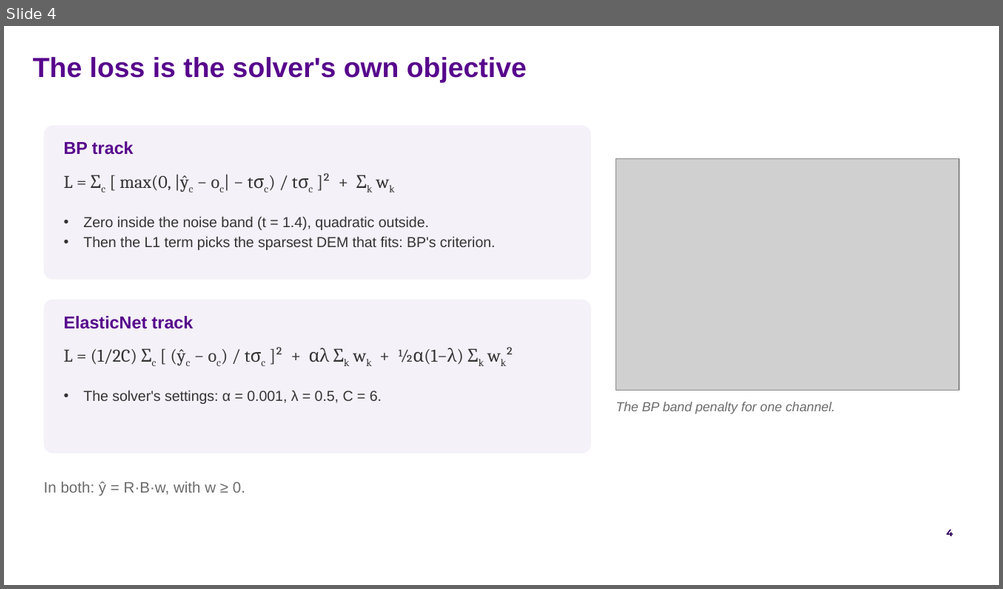
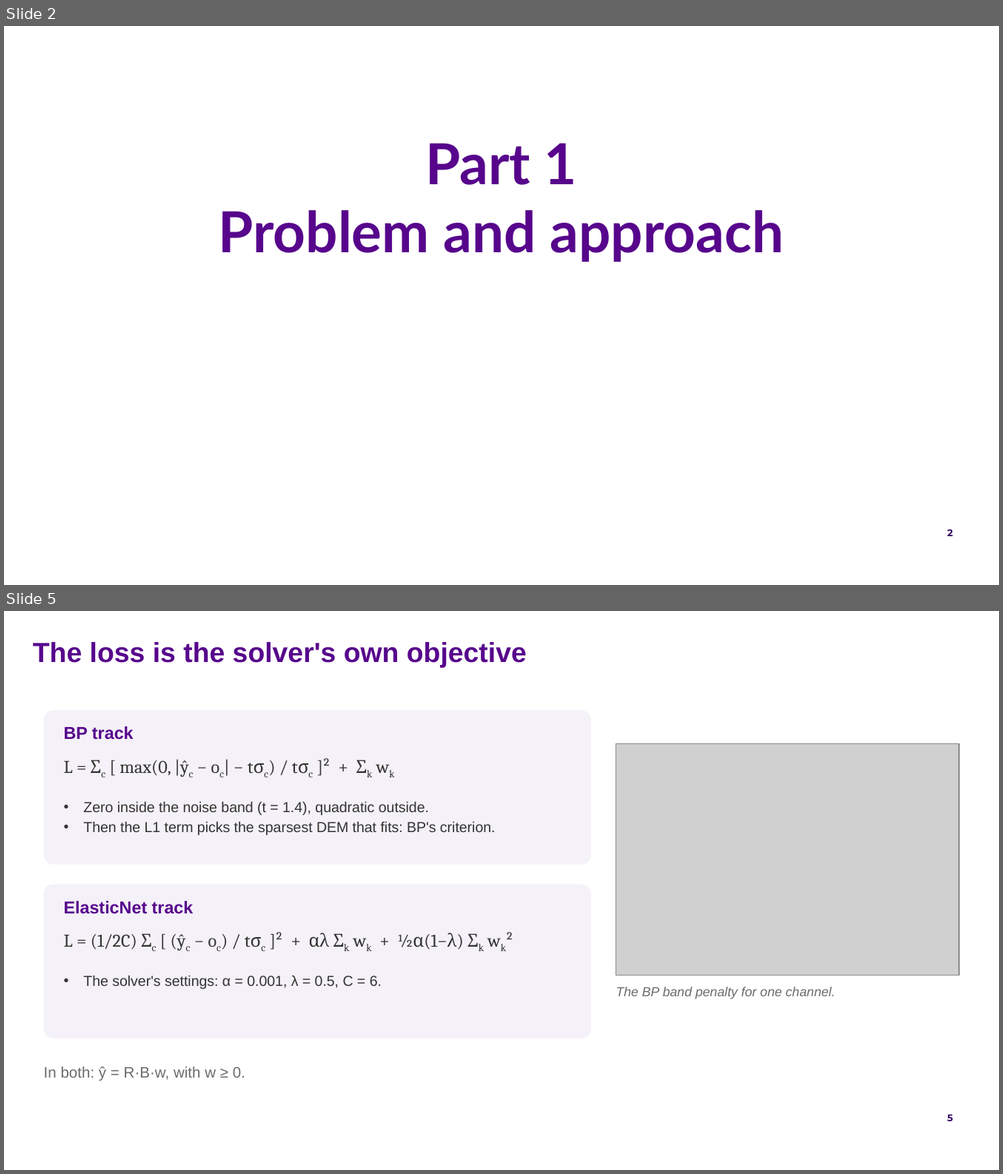
Before and after one commit to FruitPnchSamuraiG/solar-dem-inversion, a slide deck: slides/DEM_deck_v2.pptx. Shown one above the other, each under a label of ours: slide 4 before the commit, slides 2 and 5 after it; the slides between them are not shown. The pictures are 1003x589 and 1003x1174 pixels, drawn with LibreOffice and Linux fonts; fonts in the diff are those of the drawing; grey boxes stand for pictures; background and template pictures are left out. Boxes give left, top, right and bottom in pixels: in the first picture for what was removed or moved away, otherwise in the second. Text is boxed around its words. In the diff, an @@ line names an element or a change of style, - is before the commit and + after.

```diff
--- a/slides/DEM_deck_v2.pptx
+++ b/slides/DEM_deck_v2.pptx
@@ slide 2 added at (4, 26, 999, 585), background picture (left out); not listed: 1 template element that a slide beside it also shows @@
@@ title added at (218, 143, 783, 262), 41 pt, text #57068C, bold @@
+Part 1
+Problem and approach
@@ what was slide 4 is now slide 5 @@
@@ page number at (947, 1115, 953, 1122): text changed @@
-4
+5
```
Also in this commit, not shown: 3 slides changed, 1 other slide added, 3 other files.
